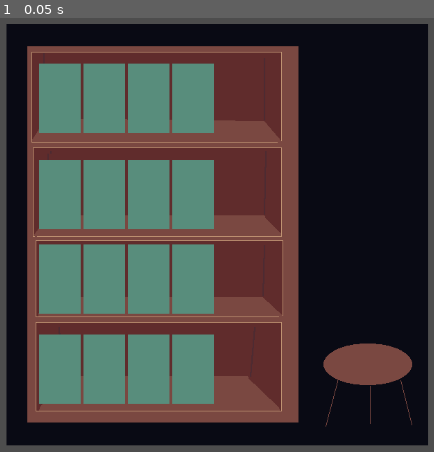
Above: before the commit, frame 1.
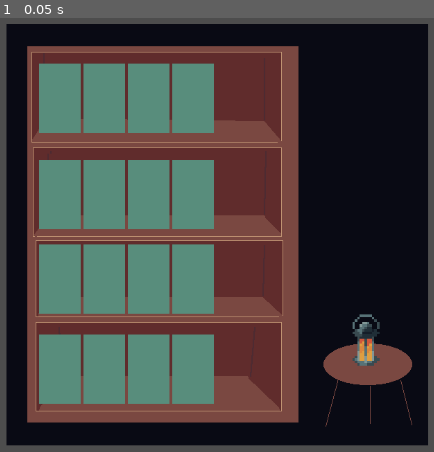
Above: after the commit, the same moment.

Repository: peterakerblom/hoblib
Game: Godot game, scene res://scenes/minigame/books_in_shelf.tscn
The game is run twice, just before and just after one commit, with the same random seed, the same clock (stepped at 60 frames per second) and the same inputs. This scene is started directly instead of the project's main scene.
Inputs:
- Up to frame 1 (0.05 s): no input

The runs differ from the first frame. In frame 1, 0.5% of the frame differs, in the area x 81-88%, y 68-81%.

Commit message:
test button

Diff:
--- a/scenes/minigame/books_in_shelf.tscn
+++ b/scenes/minigame/books_in_shelf.tscn
@@ -1,6 +1,8 @@
 [gd_scene format=3 uid="uid://cy3ptrcbcxgqy"]
 
 [ext_resource type="Texture2D" uid="uid://b2udnghf50le7" path="res://assets/sprites/minigame_shelf_640.png" id="1_gnhes"]
+[ext_resource type="Texture2D" uid="uid://yqna1apixot1" path="res://assets/lantern_32.png" id="2_nxuge"]
+[ext_resource type="Script" uid="uid://c8muqjmqn7ord" path="res://scenes/minigame/test_btn.gd" id="3_wcpnx"]
 
 [node name="BooksInShelf" type="Node2D" unique_id=861408381]
 
@@ -19,6 +21,12 @@
 layout_mode = 2
 texture = ExtResource("1_gnhes")
 
+[node name="Lantern32" type="Sprite2D" parent="Container/MarginContainer2/TextureRect" unique_id=493257101]
+texture_filter = 1
+position = Vector2(536, 474)
+scale = Vector2(3.5, 3.5)
+texture = ExtResource("2_nxuge")
+
 [node name="MarginContainer" type="MarginContainer" parent="Container/MarginContainer2" unique_id=1835840000]
 layout_mode = 2
 theme_override_constants/margin_left = 63
@@ -39,6 +47,10 @@
 layout_mode = 2
 stretch_mode = 3
 
+[node name="TextureButton" type="TextureButton" parent="Container/MarginContainer2/MarginContainer/VBoxContainer/MarginContainer/Row1/AspectRatioContainer" unique_id=792538802]
+layout_mode = 2
+script = ExtResource("3_wcpnx")
+
 [node name="ColorRect" type="ColorRect" parent="Container/MarginContainer2/MarginContainer/VBoxContainer/MarginContainer/Row1/AspectRatioContainer" unique_id=1613328275]
 layout_mode = 2
 color = Color(0.34436774, 0.55266136, 0.48811972, 1)
--- /dev/null
+++ b/scenes/minigame/test_btn.gd
@@ -0,0 +1,18 @@
+extends TextureButton
+
+
+# Called when the node enters the scene tree for the first time.
+func _ready() -> void:
+	var button = Button.new()
+	button.text = "Click me"
+	button.pressed.connect(_button_pressed)
+	add_child(button)
+
+
+# Called every frame. 'delta' is the elapsed time since the previous frame.
+func _process(delta: float) -> void:
+	pass
+
+
+func _button_pressed():
+	print("Hello world!")
Not shown, added: scenes/minigame/test_btn.gd.uid
